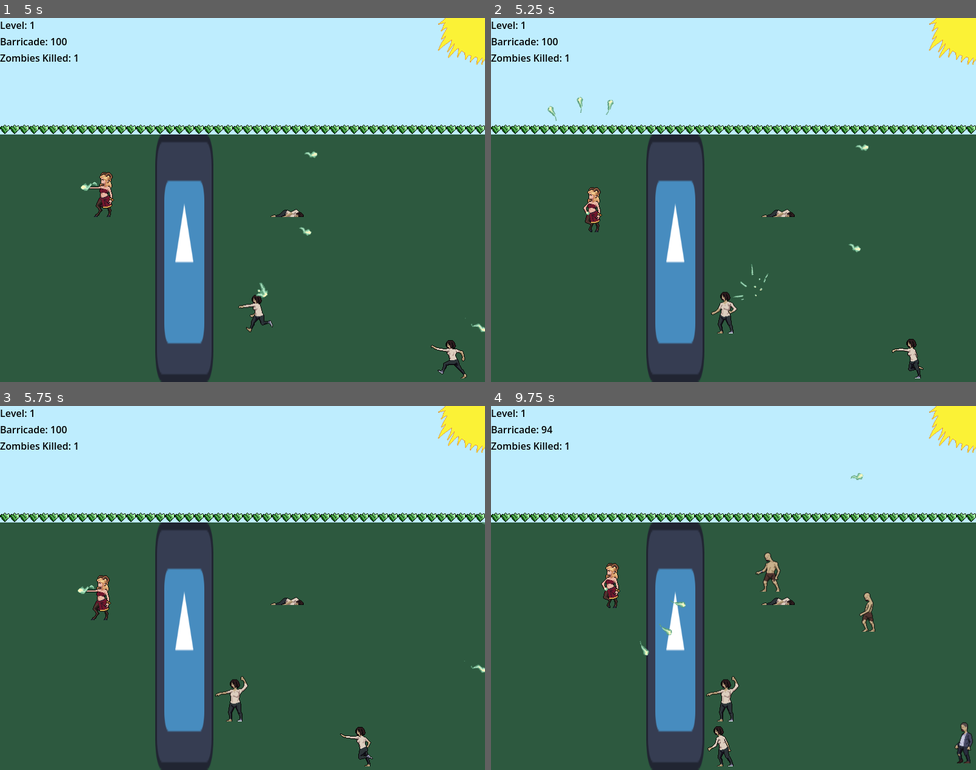
Above: before the commit, frames 1-4 (two rows, left to right).
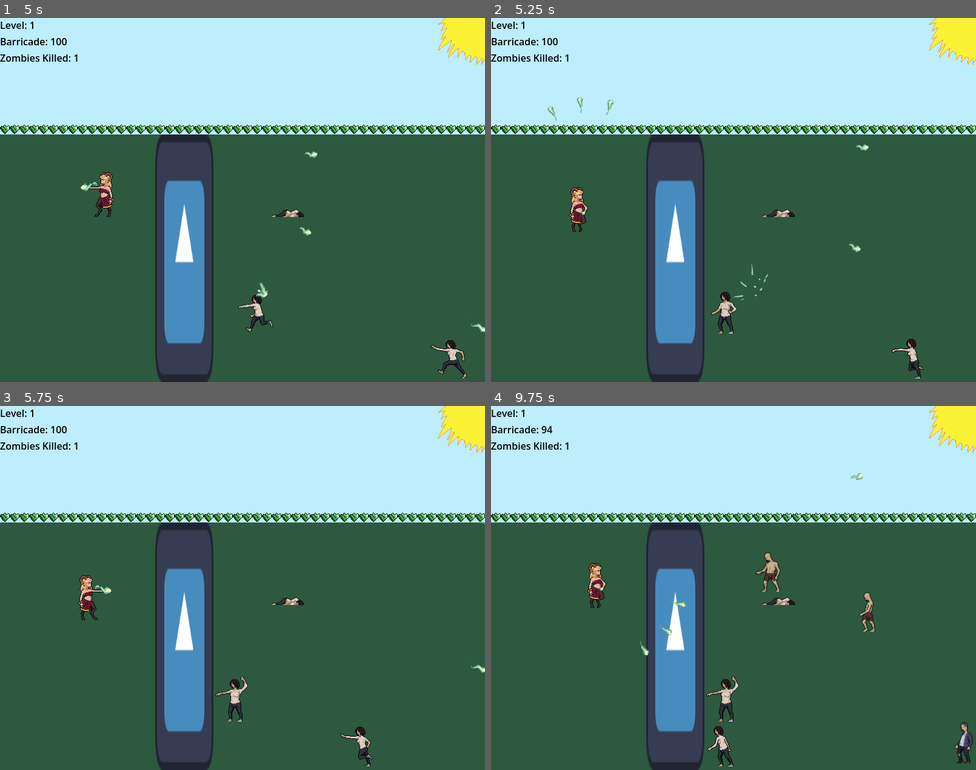
Above: after the commit, the same moments.

Repository: arko-poet/godot-games
Game: Godot game, scene res://main.tscn
Two runs of this game, one before a commit and one after it. Both use one fixed random seed, a clock stepped at 60 frames per second and the inputs below. The engine's default icon, where the game draws it, is replaced by a stand-in: a white triangle on a blue panel in a dark square.
Inputs (mouse positions are in pixels of both pictures, inside the frame that each line leads up to):
- Up to frame 1 (5 s): move the mouse to (349, 181) at 0.52 s; hold D (move_right) 0.53-1.28 s; click (349, 181) at 0.6 s; move the mouse to (145, 218) at 1.27 s; hold S (move_down) 1.28-2.03 s; click (145, 218) at 1.35 s; move the mouse to (291, 119) at 2.02 s; hold D (move_right) 2.03-2.78 s; click (291, 119) at 2.1 s; move the mouse to (218, 272) at 2.77 s; hold W (move_up) 2.78-3.53 s; click (218, 272) at 2.85 s; move the mouse to (388, 254) at 3.52 s; hold A (move_left) from 3.53 s (still down); click (388, 254) at 3.6 s; move the mouse to (97, 145) at 4.27 s; click (97, 145) at 4.35 s
- Up to frame 2 (5.25 s): move the mouse to (757, 200) at 5.02 s; release A (move_left) at 5.03 s; hold S (move_down) from 5.03 s (still down); click (757, 200) at 5.1 s
- Up to frame 3 (5.75 s): keep holding S (move_down)
- Up to frame 4 (9.75 s): move the mouse to (660, 497) at 5.77 s; release S (move_down) at 5.78 s; hold D (move_right) 5.78-6.53 s; click (660, 497) at 5.85 s; move the mouse to (840, 569) at 6.52 s; hold W (move_up) 6.53-7.28 s; click (840, 569) at 6.6 s; move the mouse to (636, 606) at 7.27 s; hold D (move_right) 7.28-8.03 s; click (636, 606) at 7.35 s; move the mouse to (782, 507) at 8.02 s; hold S (move_down) 8.03-8.78 s; click (782, 507) at 8.1 s; move the mouse to (709, 660) at 8.77 s; hold A (move_left) 8.78-9.53 s; click (709, 660) at 8.85 s; move the mouse to (879, 642) at 9.52 s; hold W (move_up) from 9.53 s (still down); click (879, 642) at 9.6 s

Frame 1 is identical in both runs. In frame 2, 0.6% of the frame differs, in the area x 16-23%, y 46-59%; in frame 3, 0.6%; in frame 4, 0.6%.

Commit message:
feat: player flips horizontally based on cursor

Diff:
--- a/last_stand/main.gd
+++ b/last_stand/main.gd
@@ -5,7 +5,6 @@
 var combat : Combat
 
 
-## TODO clean code comments etc
 ## TODO win condition
 ## TODO balance game
 func _ready() -> void:
--- a/last_stand/player.gd
+++ b/last_stand/player.gd
@@ -29,10 +29,10 @@
 			if Input.is_action_pressed("move_right"):
 				movement_direction.x += 1
 
-			if movement_direction.x == 1:
-				$Sprite.flip_h = false
-			if movement_direction.x == -1:
-				$Sprite.flip_h = true
+			if movement_direction.x != 0:
+				$Sprite.flip_h = movement_direction.x < 0
+			else:
+				$Sprite.flip_h = get_global_mouse_position().x < global_position.x
 
 			velocity = movement_direction.normalized() * PLAYER_SPEED
 			$Sprite.speed_scale = 1.0
